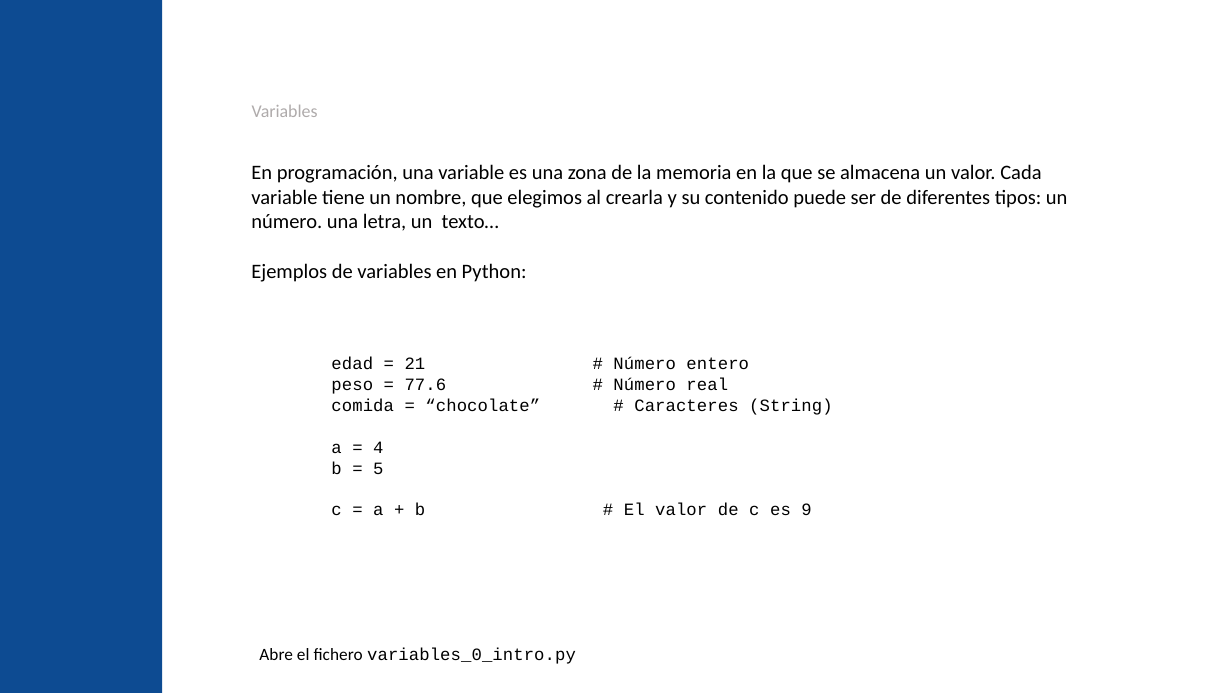
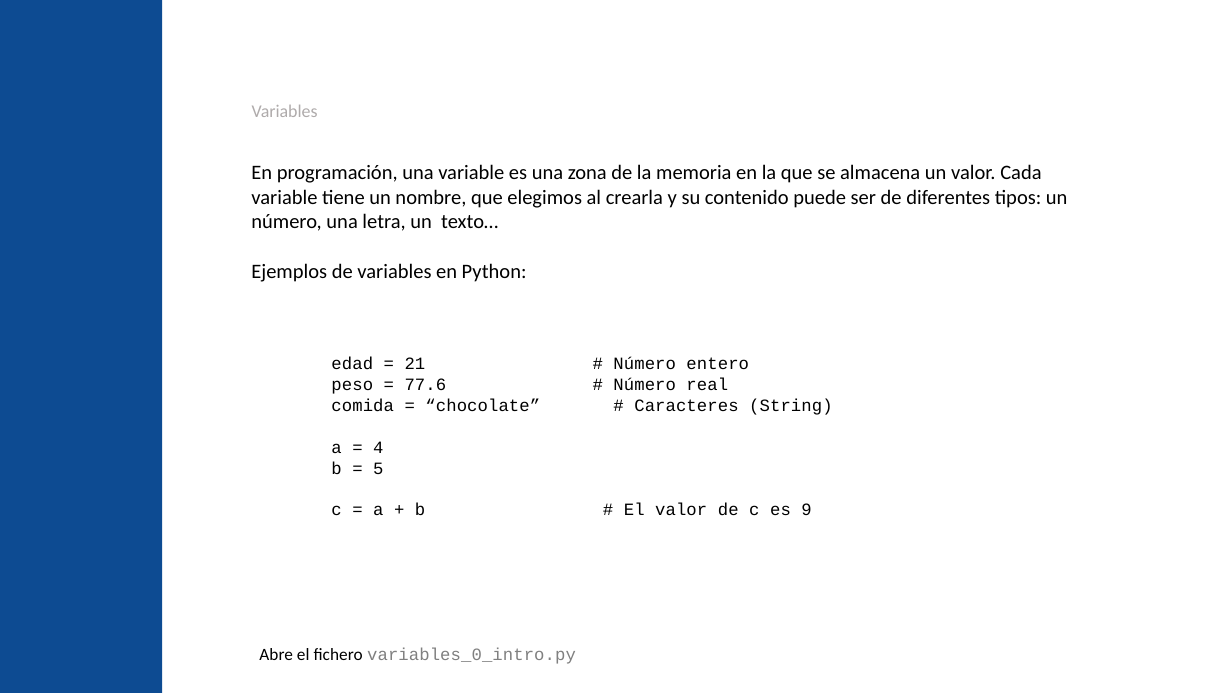
Before and after one commit to jgalgarra/introprogpython, a slide deck: slide 18 of slides/python_elemental_slides.pptx (slide 27 before the commit). Drawn at 1232x693 pixels with LibreOffice and Linux fonts; fonts in the diff are those of the drawing; background and template pictures are left out. Boxes give left, top, right and bottom in pixels: in the first picture for what was removed or moved away, otherwise in the second. Text is boxed around its words. In the diff, an @@ line names an element or a change of style, - is before the commit and + after.

```diff
--- a/slides/python_elemental_slides.pptx
+++ b/slides/python_elemental_slides.pptx
@@ text at (251,164,1068,231): text changed @@
-En programación, una variable es una zona de la memoria en la que se almacena un valor. Cada variable tiene un nombre, que elegimos al crearla y su contenido puede ser de diferentes tipos: un número. una letra, un texto…
+En programación, una variable es una zona de la memoria en la que se almacena un valor. Cada variable tiene un nombre, que elegimos al crearla y su contenido puede ser de diferentes tipos: un número, una letra, un texto…
@@ text "Abre el fichero variables_0_intro.py" at (259,648,576,664): text colour #000000 to #808080 in "variables_0_intro.py" @@
```
Also in this commit, not shown: 17 other slides changed, 4 slides added, 12 slides removed, 1 other file.
